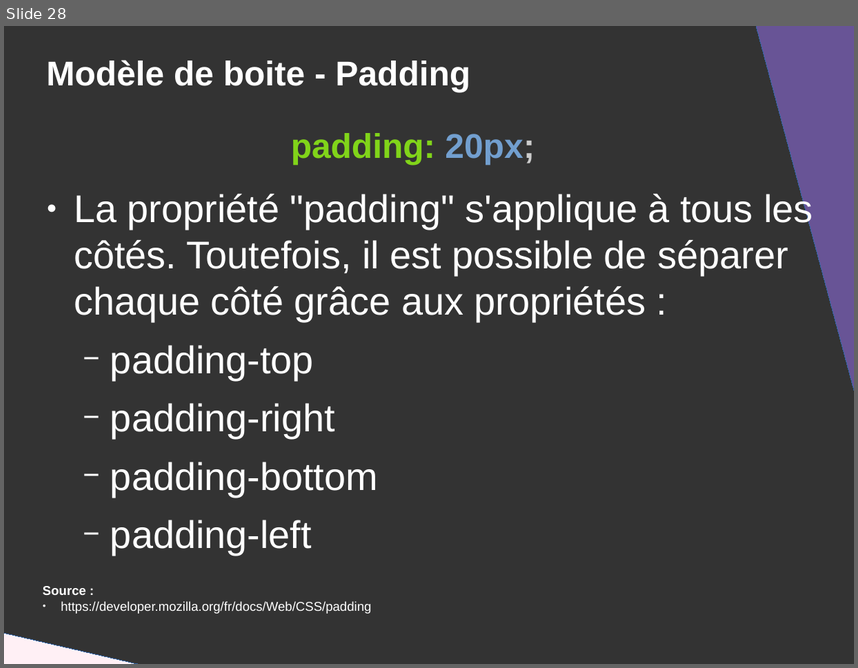
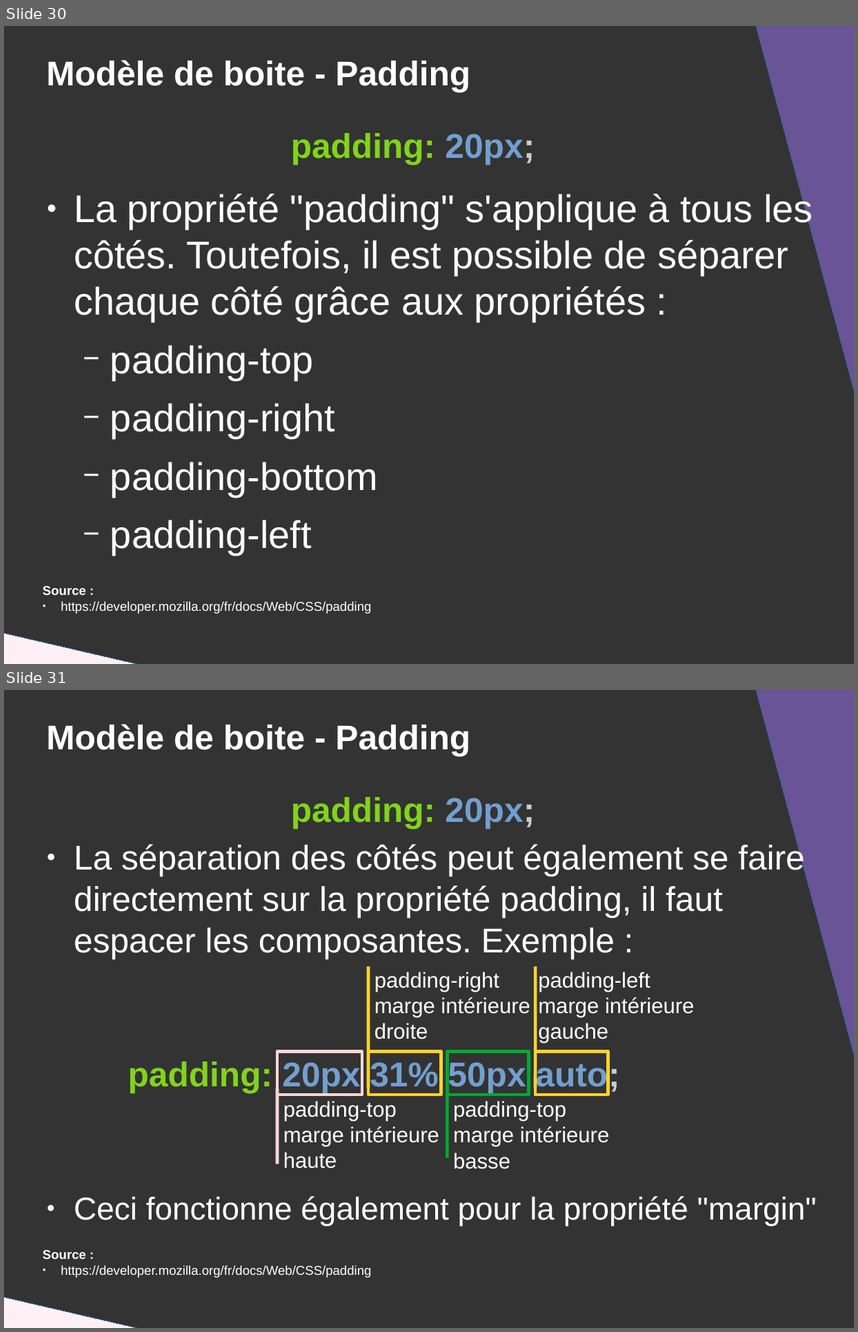
Before and after one commit to DanYellow/presentations, a slide deck: mmi/html/travaux-pratiques/numero-2/presentation.odp. Shown one above the other, each under a label of ours: slide 28 before the commit, slides 30 and 31 after it. The pictures are 858x668 and 858x1332 pixels, drawn with LibreOffice and Linux fonts; fonts in the diff are those of the drawing. Boxes give left, top, right and bottom in pixels: in the first picture for what was removed or moved away, otherwise in the second. Text is boxed around its words. In the diff, an @@ line names an element or a change of style, - is before the commit and + after.

```diff
--- a/mmi/html/travaux-pratiques/numero-2/presentation.odp
+++ b/mmi/html/travaux-pratiques/numero-2/presentation.odp
@@ slide 31 added at (4,690,854,1328), background #333333 @@
@@ right triangle added at (742,690,854,1076), fill #685496, outline #3465A4 0 pt @@
@@ title added at (46,724,470,756), 32 pt, text #FFFFFF, bold @@
+Modèle de boite - Padding
@@ text added at (291,797,535,829), 32 pt, text #81D41A, bold @@
+padding: 20px;
@@ text added at (74,842,805,958), 32 pt, text #FFFFFF @@
+● La séparation des côtés peut également se faire directement sur la propriété padding, il faut espacer les composantes. Exemple :
@@ line added from (368, 1088) to (368, 966), #FFD428 3 pt @@
@@ title added at (375,972,530,1039), 20 pt, text #FFFFFF @@
+padding-right
+marge intérieure droite
@@ line added from (535, 1088) to (535, 966), #FFD428 3 pt @@
@@ title added at (538,972,694,1043), 20 pt, text #FFFFFF @@
+padding-left
+marge intérieure gauche
@@ text added at (128,1058,619,1092), 32 pt, text #729FCF, bold @@
+padding: 20px 31% 50px auto;
@@ rectangle added at (277,1052,362,1095), outline #FFD7D7 3 pt @@
@@ rectangle added at (368,1052,441,1095), outline #FFD428 3 pt @@
@@ rectangle added at (448,1052,529,1095), outline #00A933 3 pt @@
@@ rectangle added at (535,1052,608,1095), outline #FFD428 3 pt @@
@@ line added from (448, 1157) to (448, 1067), #00A933 3 pt @@
@@ line added from (277, 1163) to (277, 1088), #FFD7D7 3 pt @@
@@ title added at (283,1101,439,1168), 20 pt, text #FFFFFF @@
+padding-top
+marge intérieure haute
@@ title added at (453,1101,609,1169), 20 pt, text #FFFFFF @@
+padding-top
+marge intérieure basse
@@ text added at (74,1196,817,1225), 29.6 pt, text #FFFFFF @@
+● Ceci fonctionne également pour la propriété "margin"
@@ text added at (43,1250,371,1277), 12 pt, text #FFFFFF @@
+Source :
+● https://developer.mozilla.org/fr/docs/Web/CSS/padding
@@ right triangle added at (4,1284,481,1328), fill #FFF0F5, outline #3465A4 0 pt @@
@@ what was slide 28 is now slide 30 @@
```
Also in this commit, not shown: 6 slides changed, 3 other slides added, 7 other files.
